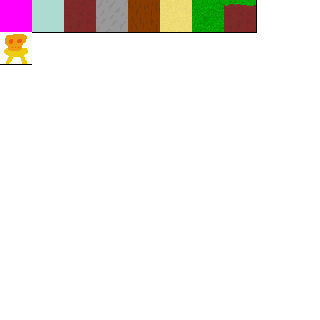
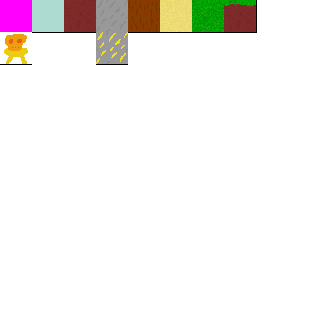
Before/after of a 320px x 320px layered artwork. What changed in the layer stack:
painted on "Alfa" over box(96, 32, 128, 65)
